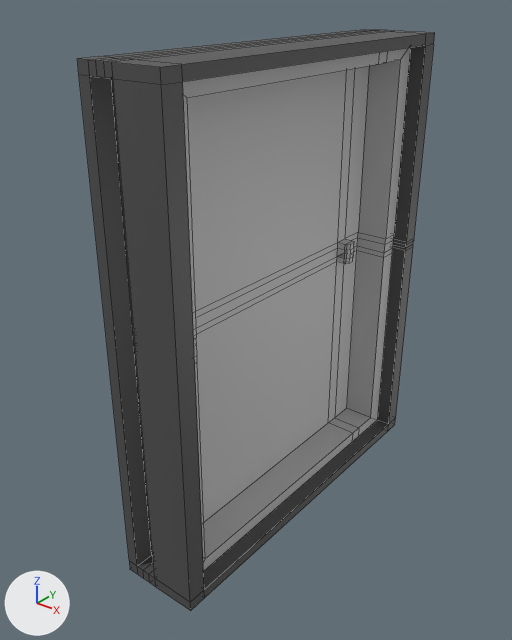
The FBX model Assets/Content/Prefabs/Objects/doorsSliding/doorone.fbx as it was, and as the next commit left it.
One viewpoint serves both versions: a 50 mm camera at (3.64, -4.76, 2.76) aimed at (0.01, -0.23, -0.05). Lighting does not change. The marker at lower left points along +X, +Y and +Z. Mesh edges are drawn as thin lines. Where no turn or scale is listed for an object, it has been applied to the vertices.

The first picture shows 'slidingDoorOne', 'slidingDoorOneFrame'.
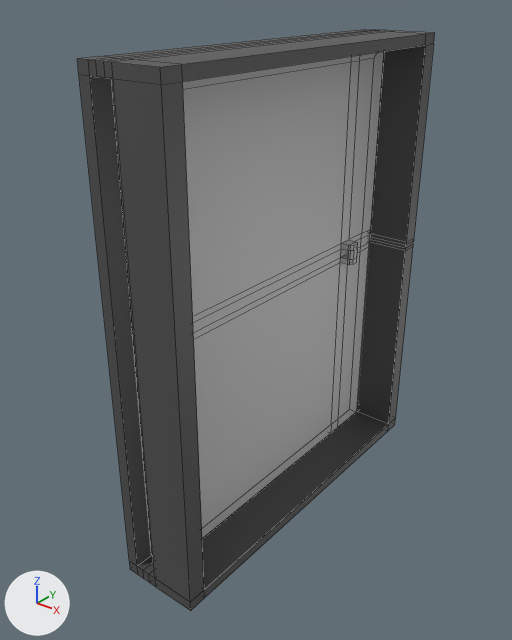
Commit message: added new doors

The change in detail:
me_mesh has 168 vertices, 166 faces and spans x -0.11..0.39, y -1.58..1.62, z -1.96..2.15.
me_mesh is used by ob_slidingdoorone; location (0.0, 0.0, 0.04).
me_mesh part 1: all 32 vertices in x 0.39, y -1.58..1.58, z -1.96..2.15 are moved by (-0.32, 0.0, 0.0).
me_mesh part 2: all 32 vertices in x -0.11, y -1.58..1.58, z -1.96..2.15 are moved by (-0.05, 0.0, 0.0).
Object 'slidingDoorOne' (ob_slidingdoorone) moves from (0.0, 0.0, 0.04) to (0.04, 0.0, 0.04).

What differs and where, as boxes (x1, y1, x2, y2) in the pictures (512 x 640 px; the box of a moved part takes in the faces that stretch with it):
'slidingDoorOne', reshaped, moved (9% narrower): before (112, 48, 411, 571); after (112, 52, 383, 555)
part 1 of me_mesh, moved or reshaped: before (183, 48, 411, 571); after (183, 52, 383, 539)
part 2 of me_mesh, moved or reshaped: (112, 79, 153, 555) in both
